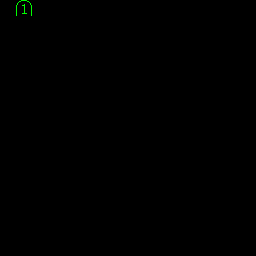
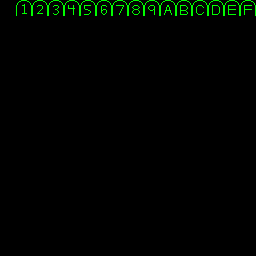
Before/after of a w=256, h=256 layered artwork. What changed in the layer stack:
painted on "Tiles" over box(32, 0, 256, 16)
